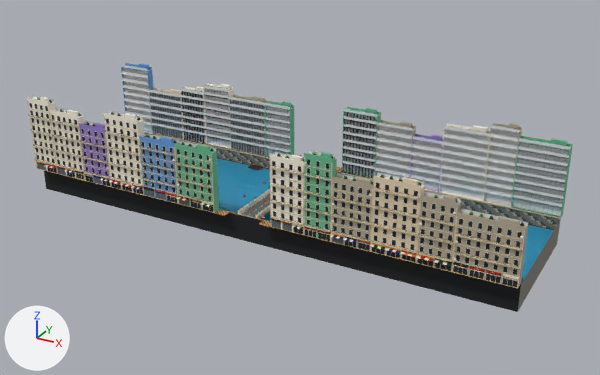
A saved change to the FBX model Assets/PhoViet/Art/River/PV_RiverBridge.fbx.
Before and after are seen from a camera (50 mm lens) standing at (140.7, -273.4, 124.3) and looking at (6.8, -29.9, 2.5). The lights are fixed; the arrows at lower left show +X, +Y and +Z. The older version comes first. Objects named as collision shapes, trigger or cutter boxes, shadow casters or lower levels of detail are left out. Where no turn or scale is listed for an object, it has been applied to the vertices. Vertices at exactly the same position are counted once.

Objects in the first picture: 'PV_RiverBridge_LOD0'.
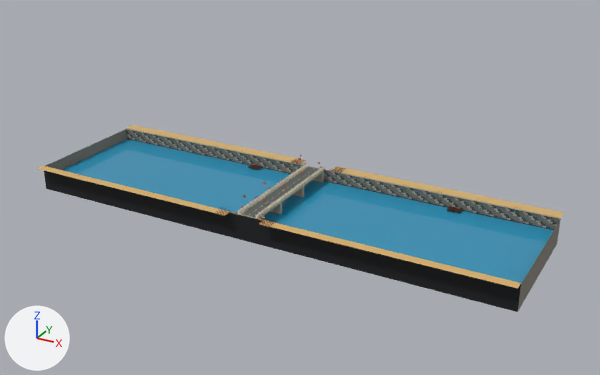
Location of each change, (x1, y1, x2, y2) in pixels of the pictures (600 x 375 px):
'PV_RiverBridge_LOD0', reshaped (25% shorter)
    before: (27, 63, 573, 312)
    after: (37, 125, 564, 312)
part 1 of me_pv_riverbridge_lod0_001, deleted
    before: (27, 63, 572, 288)
part 2 of me_pv_riverbridge_lod0_001, cut back
    before: (121, 63, 573, 217)
part 3 of me_pv_riverbridge_lod0_001, cut back
    before: (270, 153, 528, 288)

What changed in the scene script:
```text
Change me_pv_riverbridge_lod0_001:
    used by ob_pv_riverbridge_lod0; location = (0.0, 0.0, 0.0)
    remove me_pv_riverbridge_lod0_001.from_pydata(...)  # 125800 vertices, 93824 faces; spans x -95.0..95.0, y -60.0..0.0, z -10.0..30.0
    add me_pv_riverbridge_lod0_001.from_pydata(...)  # 47339 vertices, 33879 faces; spans x -95.0..95.0, y -59.0..0.0, z -10.0..5.0
    me_pv_riverbridge_lod0_001 part 1: 9654 loose pieces with 77183 vertices, spanning x -95.0..95.0, y -60.0..0.0, z 0.0..30.0, are deleted
    me_pv_riverbridge_lod0_001 part 2: 84 vertices moved within x -87.0..81.0, y -5.0..-4.0, z 0.0; 807 vertices removed from x -95.0..95.0, y -5.0..-1.0, z 0.0..29.0
    me_pv_riverbridge_lod0_001 part 3: 31 vertices moved within x 16.0..75.0, y -56.0..-55.0, z 0.0; 383 vertices removed from x 11.0..95.0, y -59.0..-55.0, z 0.0..29.0
    other edits to the shape of me_pv_riverbridge_lod0_001 do not show in these pictures
    remove me_pv_riverbridge_lod0_001.materials.append(mat_pv_streetglass)  # white #e7e7e7
    remove me_pv_riverbridge_lod0_001.materials.append(mat_pv_riverroomlight)  # beige #f7d68b
```
